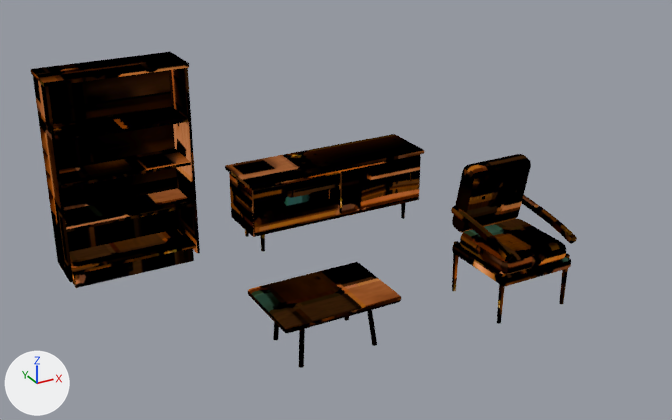
Renders of the glTF model src/assets/room/furniture.glb from each side of a commit.
Both versions are drawn from a 50 mm camera at (-2.95, -5.61, 3.54) aimed at (0.17, 0.05, 0.71). Every picture has the same lights, and +X, +Y and +Z are marked at lower left. The picture after the commit comes second. Vertices at exactly the same position are counted once.

Names of what the first picture shows: 'furniture'.
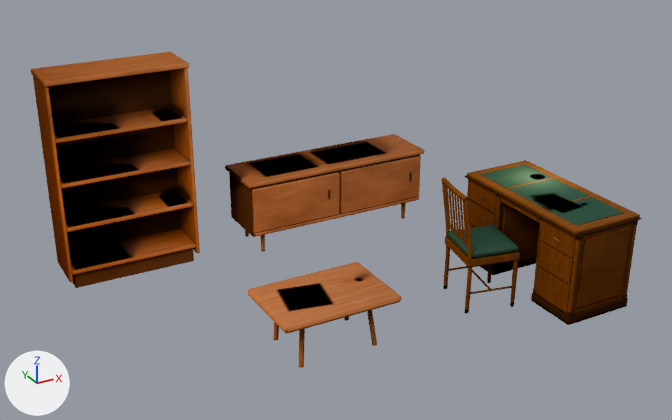
Boxes [x1, y1, x2, y2] around the edits, measured in the pictures (672 x 420 px; the box of a moved part takes in the faces that stretch with it):
'furniture', reshaped (12% wider)
    before: [31, 52, 577, 368]
    after: [31, 52, 642, 368]
part 1 of me_cube_070, added
    after: [531, 293, 628, 325]
part 2 of me_cube_070, added
    after: [537, 222, 633, 314]
part 3 of me_cube_070, added
    after: [480, 255, 537, 275]
part 4 of me_cube_070, added (mostly hidden)
    after: [470, 200, 537, 266]
part 5 of me_cube_070, added (brown)
    after: [467, 160, 640, 235]
part 6 of me_cube_070, added
    after: [465, 175, 642, 237]
part 7 of me_cube_070, added
    after: [544, 196, 591, 209]
part 8 of me_cube_070, added
    after: [507, 178, 553, 189]
part 9 of me_cube_070, moved or reshaped
    before: [497, 271, 506, 324]
    after: [510, 260, 519, 307]
part 10 of me_cube_070, moved or reshaped (not visible before)
    after: [487, 264, 492, 283]
part 11 of me_cube_070, added (brown)
    after: [445, 236, 520, 267]
part 12 of me_cube_070, added (green)
    after: [447, 225, 519, 259]
part 13 of me_cube_070, deleted
    before: [452, 189, 577, 304]
part 14 of me_cube_070, reshaped
    before: [451, 154, 571, 286]
    after: [441, 165, 638, 316]
part 15 of me_cube_070, surface changed
    both: [31, 52, 424, 368]

The change, as a list of edits to the scene's bpy script:
```text
Change me_cube_070:
    remove me_cube_070.from_pydata(...)  # 3938 vertices, 7724 faces; spans x -0.55..2.74, y -2.43..0.03, z -0.89..0.81
    add me_cube_070.from_pydata(...)  # 18552 vertices, 36560 faces; spans x -0.55..3.16, y -2.63..0.03, z -0.9..0.81
    me_cube_070 part 1: the loose piece of 96 vertices spanning x -0.5..0.5, y -0.35..-0.01, z -0.88..-0.74 is copied, and the copy is scaled about its middle by (0.592, 1.27, 0.5), then moved by (2.84, -2.24, -0.06); it spans x 2.55..3.13, y -2.63..-2.21, z -0.9..-0.83
    me_cube_070 part 2: the loose piece of 96 vertices spanning x 0.97..2.63, y -0.5..-0.03, z -0.7..-0.25 is copied, and the copy is scaled about its middle by (0.336, 0.858, 1.47), then moved by (1.04, -2.15, -0.02); it spans x 2.56..3.12, y -2.62..-2.22, z -0.83..-0.17
    me_cube_070 part 3: the loose piece of 96 vertices spanning x -0.5..0.5, y -0.35..-0.01, z -0.88..-0.74 is copied, and the copy is scaled about its middle by (0.592, 1.27, 0.5), then moved by (2.84, -1.34, -0.06); it spans x 2.55..3.13, y -1.73..-1.31, z -0.9..-0.83
    me_cube_070 part 4: the loose piece of 96 vertices spanning x 0.97..2.63, y -0.5..-0.03, z -0.7..-0.25 is copied, and the copy is scaled about its middle by (0.336, 0.858, 1.47), then moved by (1.04, -1.25, -0.02); it spans x 2.56..3.12, y -1.72..-1.32, z -0.83..-0.17
    me_cube_070 part 5: the loose piece of 96 vertices spanning x 0.97..2.63, y -0.5..-0.03, z -0.7..-0.25 is copied, and the copy is scaled about its middle by (0.371, 2.8, 0.0645), then moved by (1.04, -1.7, 0.32); it spans x 2.53..3.15, y -2.62..-1.32, z -0.17..-0.14
    me_cube_070 part 6: the loose piece of 96 vertices spanning x 0.97..2.63, y -0.5..-0.03, z -0.7..-0.25 is copied, and the copy is scaled about its middle by (0.385, 2.85, 0.0173), then moved by (1.04, -1.7, 0.31); it spans x 2.52..3.16, y -2.63..-1.31, z -0.18..-0.17
    me_cube_070 part 7: the loose piece of 24 vertices spanning x -0.52..0.52, y -0.01..0.01, z -0.79..0.79 is copied, and the copy is scaled about its middle by (0.441, 1.29, 0.00107), then moved by (2.84, -2.19, -0.14); it spans x 2.61..3.07, y -2.2..-2.18, z -0.14
    me_cube_070 part 8: the loose piece of 24 vertices spanning x -0.52..0.52, y -0.01..0.01, z -0.79..0.79 is copied, and the copy is scaled about its middle by (0.441, 1.29, 0.00107), then moved by (2.84, -1.75, -0.14); it spans x 2.61..3.07, y -1.76..-1.74, z -0.14
    me_cube_070 part 9: the loose piece of 64 vertices spanning x 2.09..2.13, y -2.39..-2.35, z -0.89..-0.47 is moved by (0.26, 0.17, 0.0)
    me_cube_070 part 10: the loose piece of 64 vertices spanning x 2.69..2.73, y -1.82..-1.78, z -0.89..-0.47 is moved by (-0.26, -0.01, 0.0)
    me_cube_070 part 11: the loose piece of 96 vertices spanning x 0.97..2.63, y -0.5..-0.03, z -0.7..-0.25 is copied, and the copy is multiplied about its middle by the matrix ((0.245, 0.187, 0.0), (-0.05, 0.921, 0.0), (0.0, 0.0, 0.121)), then moved by (0.42, -1.7, 0.01); it spans x 1.97..2.47, y -2.23..-1.71, z -0.5..-0.44
    me_cube_070 part 12: the loose piece of 96 vertices spanning x 0.94..2.66, y -0.52..-0.01, z -0.25..-0.21 is copied, and the copy is multiplied about its middle by the matrix ((0.223, 0.163, 0.0), (-0.045, 0.805, 0.0), (0.0, 0.0, 1.104)), then moved by (0.42, -1.7, -0.18); it spans x 1.98..2.46, y -2.22..-1.72, z -0.44..-0.39
    me_cube_070 part 13: 6 loose pieces with 824 vertices, spanning x 2.09..2.74, y -2.43..-1.75, z -0.89..-0.07, are deleted
    me_cube_070 part 14: 812 vertices removed from x 2.08..2.73, y -2.43..-1.67, z -0.57..0.17; 13380 vertices added at x 1.92..3.13, y -2.63..-1.31, z -0.89..0.07
    me_cube_070 part 15: 4248 kept faces spanning x -0.55..2.66, y -2.32..0.03, z -0.89..0.81 get new texture (UV) coordinates
    other edits to the shape of me_cube_070 do not show in these pictures
```
